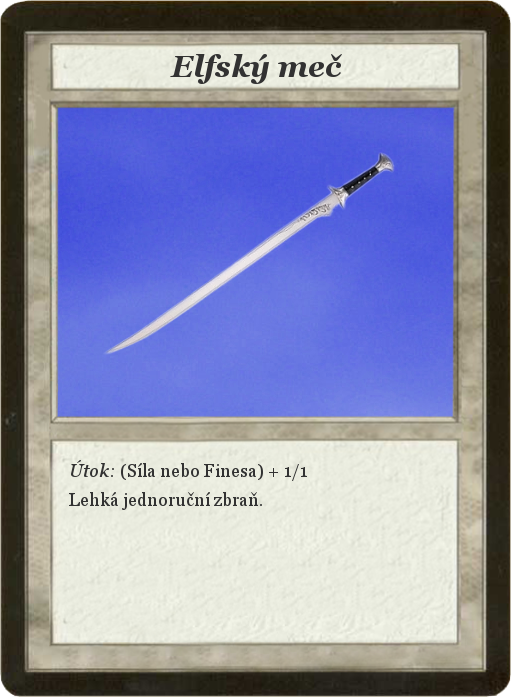
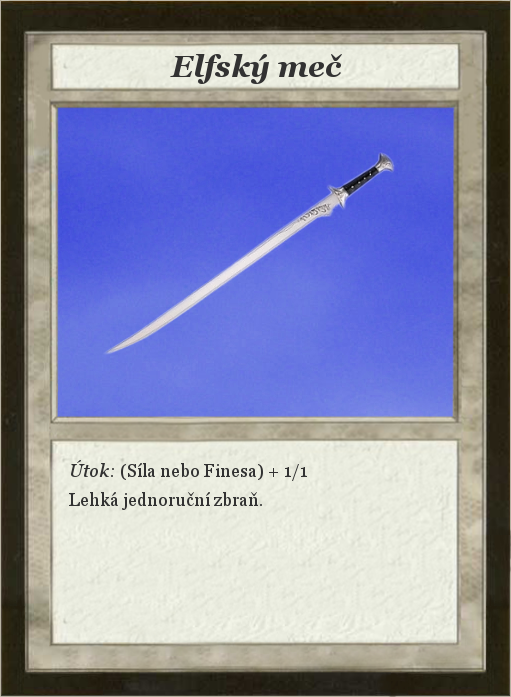
Revision of a layered 511x697 image; what changed, layer by layer:
painted on "Card" over (x1=0, y1=0, x2=511, y2=697)
